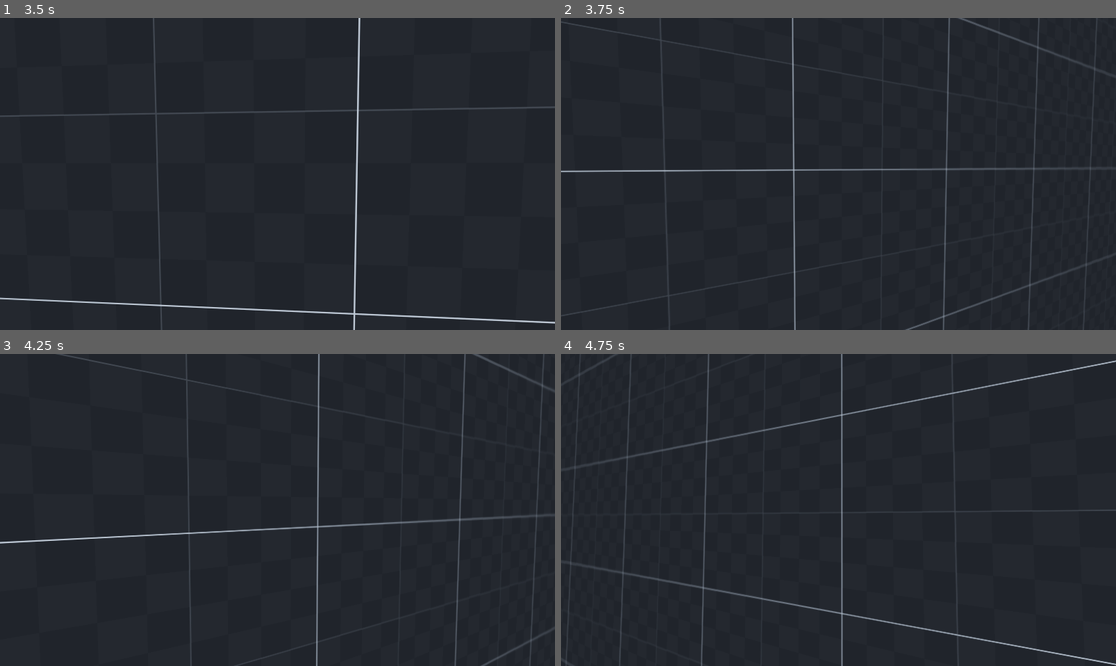
Above: before the commit, frames 1-4 (two rows, left to right).
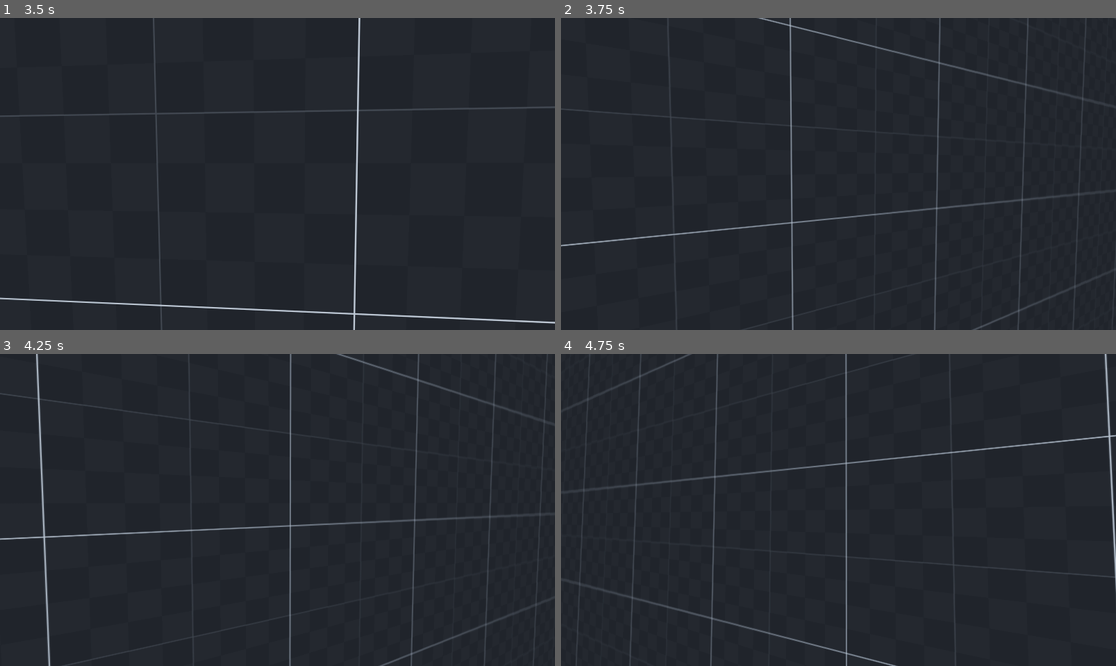
Above: after the commit, the same moments.

Repository: DrSpaniel/_Godot
Game: Godot game, scene res://scenes/main.tscn
Same seed, same stepped clock (60 frames per second), same inputs: the game is played once before the commit and once after it. A sky picture missing from this copy of the repository is replaced by a grey-blue gradient.
Inputs (mouse positions are in pixels of both pictures, inside the frame that each line leads up to):
- Up to frame 1 (3.5 s): tap Enter at 0.5 s; move the mouse to (305, 174) at 0.52 s; hold Space (crouch) 0.53-1.28 s; hold W (forward) from 0.53 s (still down); tap 1 (jump_enable) at 0.77, 1.52, 3.02 s; tap 2 (slide_enable) at 0.8, 1.35, 3.05 s; move the mouse to (249, 174) at 1.27 s; tap Shift (sprint) at 1.55 s; move the mouse to (288, 167) at 2.02 s; hold Shift (sprint) 2.03-2.78 s; tap Space (crouch) at 2.3 s; move the mouse to (271, 180) at 2.77 s; click (271, 180) at 2.85 s
- Up to frame 2 (3.75 s): keep holding W (forward); move the mouse to (877, 177) at 3.52 s; hold Space (crouch) from 3.53 s (still down)
- Up to frame 3 (4.25 s): keep holding W (forward); keep holding Space (crouch); tap 1 (jump_enable) at 3.77 s; tap Shift (sprint) at 3.8 s
- Up to frame 4 (4.75 s): keep holding W (forward); move the mouse to (794, 506) at 4.27 s; release Space (crouch) at 4.28 s; tap Alt (freelook) at 4.35 s; tap 1 (jump_enable) at 4.52 s; tap Space (crouch) at 4.55 s

Frame 1 is identical in both runs. In frame 2, 3.8% of the frame differs, in the area x 0-100%, y 0-100%; in frame 3, 3.8%; in frame 4, 4.2%.

Commit message:
made wallkick jump independent from normal jump

Diff:
--- a/fps_test1/scenes/main.tscn
+++ b/fps_test1/scenes/main.tscn
@@ -329,6 +329,7 @@
 [node name="player" type="CharacterBody3D" parent="."]
 transform = Transform3D(-4.37114e-08, 0, -1, 0, 1, 0, 1, 0, -4.37114e-08, 3.3, 0, 0)
 script = ExtResource("3_sugp2")
+wall_kick_strength_vert = 6
 
 [node name="neck" type="Node3D" parent="player"]
 transform = Transform3D(1, 0, 0, 0, 1, 0, 0, 0, 1, 0, 1.8, 0)
--- a/fps_test1/scripts/player.gd
+++ b/fps_test1/scripts/player.gd
@@ -57,8 +57,8 @@
 var wallrun_velocity_set = false
 
 # Wallkick vars
-@export var wall_kick_strength_horiz = 3.6  # How far away?
-@export var wall_kick_strength_vert = jump_velocity * 0.9 # How high?
+@export var wall_kick_strength_horiz = 4  # How far away?
+@export var wall_kick_strength_vert = 5 # How high?
 
 # Headbob vars
 const headbob_sprint_speed = 22
@@ -444,14 +444,6 @@
 			var local_velocity = transform.basis.inverse() * world_velocity_normalized
 			slide_vector = Vector2(local_velocity.x, local_velocity.z)
 
-
-
-			# Convert slide vector back to world space to verify direction
-			var world_slide_direction = Vector3(slide_vector.x, 0, slide_vector.y)
-
-			# Calculate angle between velocity and slide direction
-			var velocity_3d_normalized = Vector3(velocity.x, 0, velocity.z).normalized()
-
 			# Start sliding
 			sliding = true
 			slide_timer = slide_timer_max
